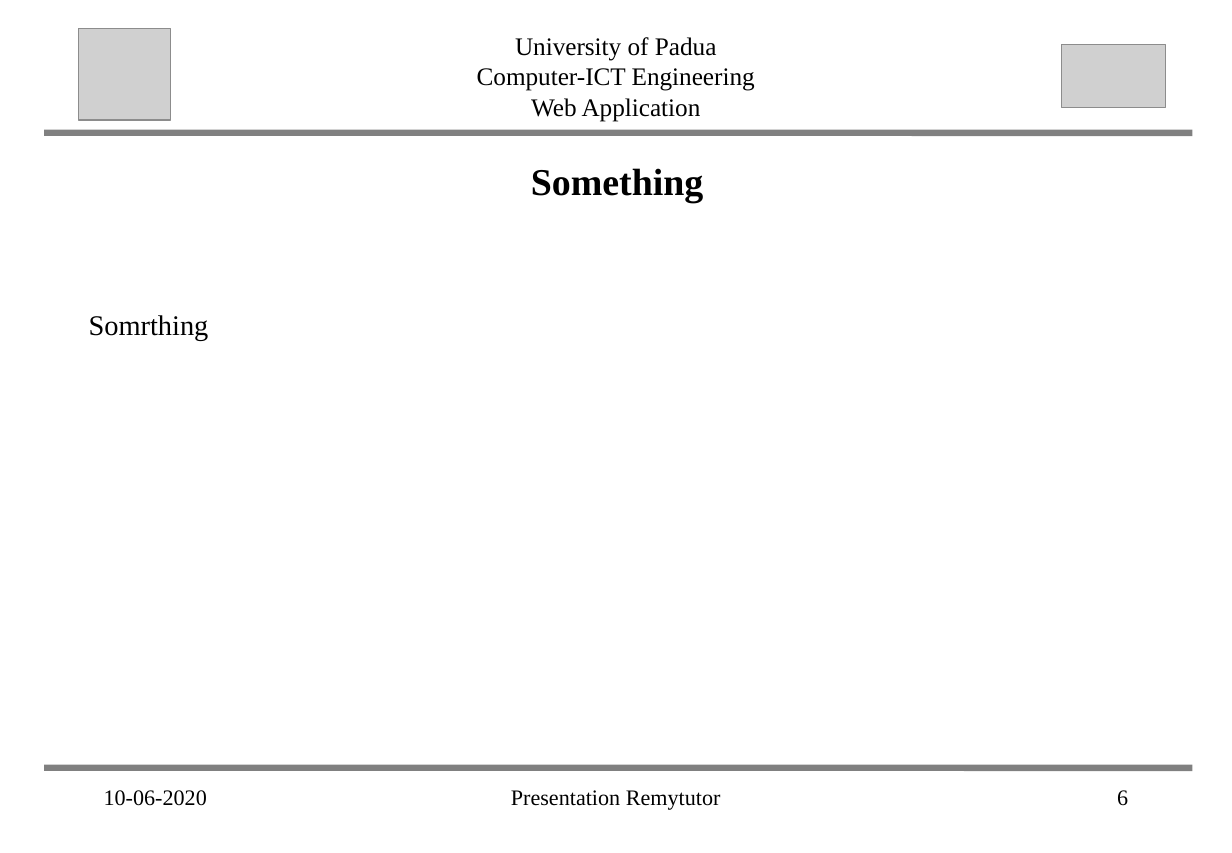
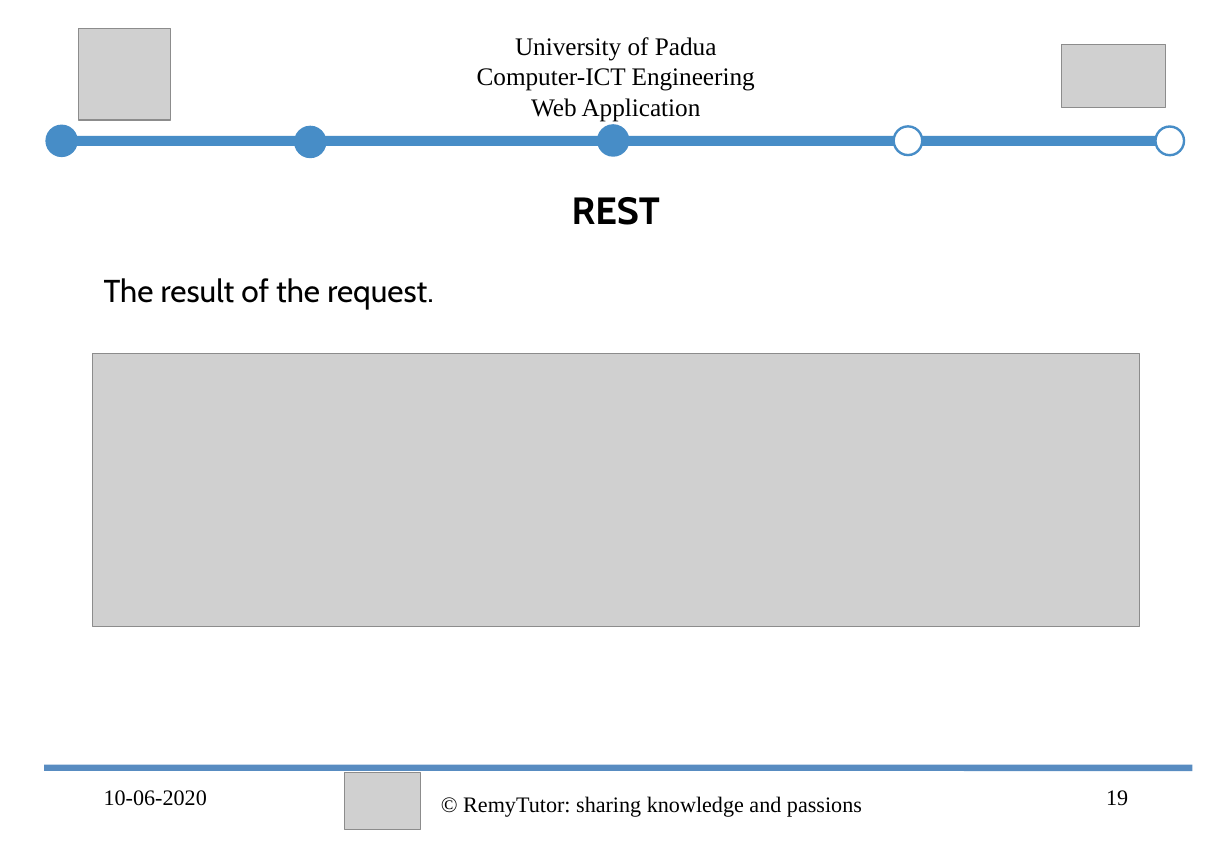
Before and after one commit to abahmadb/Web-Applications, a slide deck: slide 19 of HW2-RemuTutor-2019-2020 - Ahmad.ppt (slide 6 before the commit). Drawn at 1232x853 pixels with LibreOffice and Linux fonts; fonts in the diff are those of the drawing; grey boxes stand for pictures. Boxes give left, top, right and bottom in pixels: in the first picture for what was removed or moved away, otherwise in the second. Text is boxed around its words. In the diff, an @@ line names an element or a change of style, - is before the commit and + after.

```diff
--- a/HW2-RemuTutor-2019-2020 - Ahmad.ppt
+++ b/HW2-RemuTutor-2019-2020 - Ahmad.ppt
@@ line moved from (48, 133) - (1189, 133) to (59, 141) - (1167, 141) @@
@@ line (59, 141) - (1167, 141): stroke #808080 4 pt to #478DC7 6.24 pt @@
@@ group added at (x1=50, y1=126, x2=1183, y2=155): 5 ellipses @@
@@ text removed at (x1=531, y1=168, x2=704, y2=203) @@
-Something
@@ text added at (x1=572, y1=197, x2=660, y2=225), 24 pt, text #000000, bold @@
+REST
@@ text added at (x1=104, y1=278, x2=433, y2=309), 20 pt, text #000000 @@
+The result of the request.
@@ text removed at (x1=89, y1=315, x2=209, y2=340) @@
-Somrthing
@@ picture added at (x1=92, y1=353, x2=1139, y2=626) @@
@@ line (48, 767) - (1189, 767): stroke #808080 4 pt to #588CC1 4 pt @@
@@ picture added at (x1=344, y1=772, x2=421, y2=829) @@
@@ text at (x1=463, y1=796, x2=862, y2=817): text changed @@
-Presentation Remytutor
+© RemyTutor: sharing knowledge and passions
@@ page number at (x1=1106, y1=790, x2=1128, y2=806): text changed @@
-6
+19
```
Also in this commit, not shown: 11 other slides changed, 15 slides added, 28 other files.
